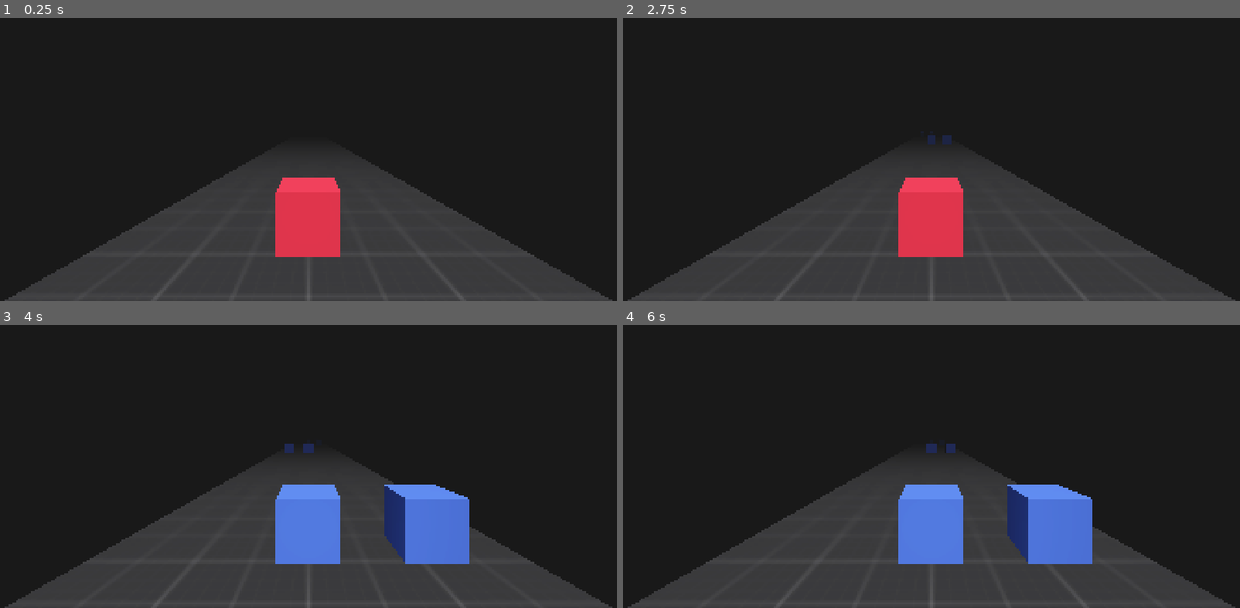
Above: before the commit, frames 1-4 (two rows, left to right).
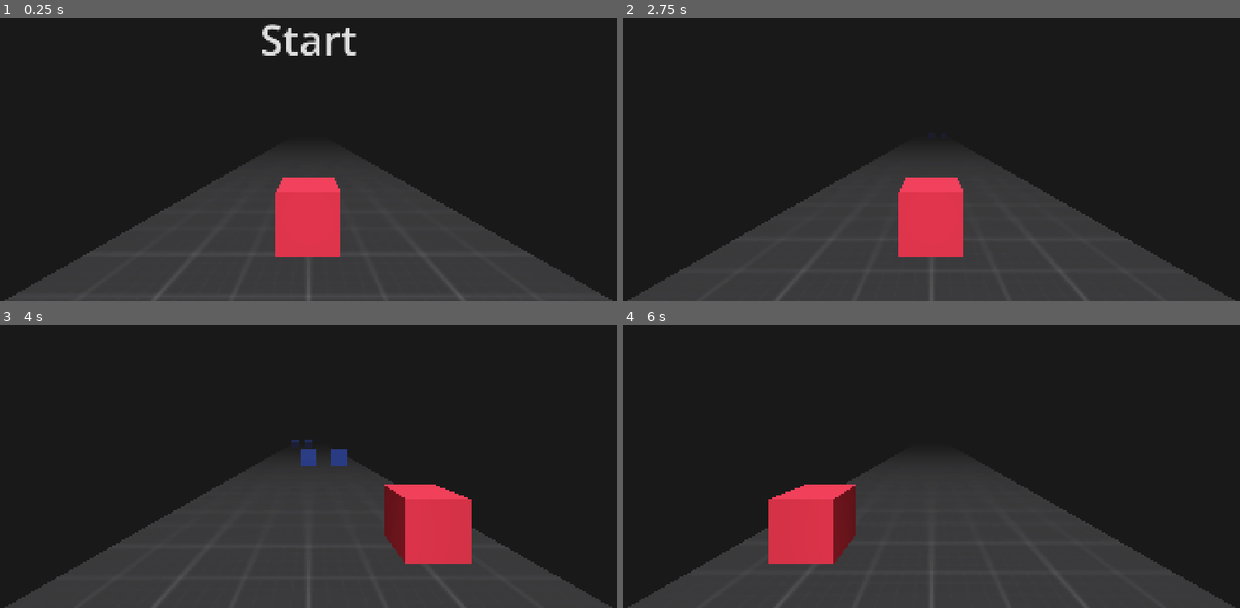
Above: after the commit, the same moments.

Repository: arpvastava/endless-runner-godot
Game: Godot game, scene res://main/main.tscn
The game is run twice, just before and just after one commit, with the same random seed, the same clock (stepped at 60 frames per second) and the same inputs.
Inputs (mouse positions are in pixels of both pictures, inside the frame that each line leads up to):
- Up to frame 1 (0.25 s): no input
- Up to frame 2 (2.75 s): click (931, 40) at 0.5 s, where only the run after the commit has a clickable "Start"; tap Enter at 1.25 s; hold D (right) 1.28-2.03 s; tap Space at 2 s; hold A (left) from 2.03 s (still down)
- Up to frame 3 (4 s): tap Enter at 2.75 s; release A (left) at 2.78 s; hold D (right) from 2.78 s (still down)
- Up to frame 4 (6 s): release D (right) at 4.28 s; hold A (left) 4.28-5 s; click (931, 347) at 5 s, where only the run after the commit has a clickable "Play Again"; hold A (left) from 5.78 s (still down)

The runs differ from the first frame. In frame 1, 0.7% of the frame differs, in the area x 42-58%, y 2-14%; in frame 2, less than 0.1%; in frame 3, 7.0%; in frame 4, 10%, in the area x 23-77%, y 41-85%.

Commit message:
Add UI to start and play game again

Diff:
--- a/main/main.gd
+++ b/main/main.gd
@@ -1,15 +1,49 @@
 extends Node3D
 class_name Main
 
+@export_group("UI")
+@export var start_btn: Button
+@export var play_again_btn: Button
+
+@export_group("Gameplay")
 @export var ground: CSGBox3D
 var ground_mat: StandardMaterial3D
 var ground_speed: float = 4
 
 
 func _ready() -> void:
+	Global.game_state_changed.connect(_on_game_state_changed)
+	start_btn.pressed.connect(_on_start_btn_pressed)
+	play_again_btn.pressed.connect(_on_play_again_btn_pressed)
+
 	ground_mat = ground.material
+	_update_ui()
 
 
 func _process(delta: float) -> void:
-	var new_offset = ground_mat.uv1_offset.z - (ground_speed * delta)
-	ground_mat.uv1_offset.z = fmod(new_offset, 1.0)
+	if Global.game_state == Global.GameState.START:
+		pass
+
+	elif Global.game_state == Global.GameState.PLAYING:
+		var new_offset = ground_mat.uv1_offset.z - (ground_speed * delta)
+		ground_mat.uv1_offset.z = fmod(new_offset, 1.0)
+
+	elif Global.game_state == Global.GameState.ENDED:
+		pass
+
+
+func _on_game_state_changed(_game_state: Global.GameState) -> void:
+	_update_ui()
+
+
+func _update_ui() -> void:
+	start_btn.visible = Global.game_state == Global.GameState.START
+	play_again_btn.visible = Global.game_state == Global.GameState.ENDED
+
+
+func _on_start_btn_pressed() -> void:
+	Global.game_state = Global.GameState.PLAYING
+
+
+func _on_play_again_btn_pressed() -> void:
+	Global.game_state = Global.GameState.PLAYING
--- a/main/main.tscn
+++ b/main/main.tscn
@@ -4,6 +4,7 @@
 [ext_resource type="Script" uid="uid://baxx3dkosknnr" path="res://main/main.gd" id="1_c651c"]
 [ext_resource type="PackedScene" uid="uid://cf7upj6ynd1fn" path="res://main/obstacle/obstacles_manager.tscn" id="2_xwkvk"]
 [ext_resource type="Texture2D" uid="uid://drfjcli5qcwl0" path="res://assets/textures/kenney_prototype_textures/texture_03.png" id="4_c651c"]
+[ext_resource type="Theme" uid="uid://2aw56nbnnewj" path="res://main/main_theme.tres" id="5_3wy1v"]
 
 [sub_resource type="Environment" id="Environment_pjrb6"]
 background_mode = 1
@@ -19,8 +20,10 @@
 uv1_scale = Vector3(0.56, 0.56, 0.56)
 uv1_triplanar = true
 
-[node name="Main" type="Node3D" unique_id=1980151166 node_paths=PackedStringArray("ground")]
+[node name="Main" type="Node3D" unique_id=1980151166 node_paths=PackedStringArray("start_btn", "play_again_btn", "ground")]
 script = ExtResource("1_c651c")
+start_btn = NodePath("UI Layer/Root/Start")
+play_again_btn = NodePath("UI Layer/Root/Play Again")
 ground = NodePath("World/Ground")
 
 [node name="DirectionalLight3D" type="DirectionalLight3D" parent="." unique_id=869259732]
@@ -50,3 +53,41 @@
 transform = Transform3D(1, 0, 0, 0, 1, 0, 0, 0, 1, 0, -0.5, -36)
 size = Vector3(7, 1, 81)
 material = SubResource("StandardMaterial3D_c651c")
+
+[node name="UI Layer" type="CanvasLayer" parent="." unique_id=1357032501]
+
+[node name="Root" type="Control" parent="UI Layer" unique_id=2136119312]
+layout_mode = 3
+anchors_preset = 15
+anchor_right = 1.0
+anchor_bottom = 1.0
+grow_horizontal = 2
+grow_vertical = 2
+theme = ExtResource("5_3wy1v")
+
+[node name="Start" type="Button" parent="UI Layer/Root" unique_id=1291006875]
+visible = false
+layout_mode = 1
+anchors_preset = 5
+anchor_left = 0.5
+anchor_right = 0.5
+offset_left = -300.5
+offset_top = 168.0
+offset_right = 300.5
+offset_bottom = 363.0
+grow_horizontal = 2
+theme_override_font_sizes/font_size = 128
+text = "Start"
+
+[node name="Play Again" type="Button" parent="UI Layer/Root" unique_id=982068266]
+layout_mode = 1
+anchors_preset = 5
+anchor_left = 0.5
+anchor_right = 0.5
+offset_left = -300.5
+offset_top = 168.0
+offset_right = 300.5
+offset_bottom = 363.0
+grow_horizontal = 2
+theme_override_font_sizes/font_size = 128
+text = "Play Again"
--- /dev/null
+++ b/main/main_theme.tres
@@ -0,0 +1,28 @@
+[gd_resource type="Theme" format=3 uid="uid://2aw56nbnnewj"]
+
+[sub_resource type="StyleBoxFlat" id="StyleBoxFlat_0ea4y"]
+content_margin_left = 150.0
+content_margin_top = 10.0
+content_margin_right = 150.0
+content_margin_bottom = 10.0
+bg_color = Color(1, 1, 1, 1)
+
+[sub_resource type="StyleBoxFlat" id="StyleBoxFlat_3xm2k"]
+content_margin_left = 150.0
+content_margin_top = 10.0
+content_margin_right = 150.0
+content_margin_bottom = 10.0
+bg_color = Color(0.039215688, 0.039215688, 0.039215688, 0)
+
+[sub_resource type="StyleBoxFlat" id="StyleBoxFlat_hlxam"]
+content_margin_left = 150.0
+content_margin_top = 10.0
+content_margin_right = 150.0
+content_margin_bottom = 10.0
+bg_color = Color(0.039215688, 0.039215688, 0.039215688, 1)
+
+[resource]
+Button/colors/font_hover_color = Color(0.039215688, 0.039215688, 0.039215688, 1)
+Button/styles/hover = SubResource("StyleBoxFlat_0ea4y")
+Button/styles/normal = SubResource("StyleBoxFlat_3xm2k")
+Button/styles/pressed = SubResource("StyleBoxFlat_hlxam")
--- a/main/obstacle/obstacles_manager.gd
+++ b/main/obstacle/obstacles_manager.gd
@@ -11,6 +11,7 @@
 
 
 func _ready() -> void:
+	Global.game_state_changed.connect(_on_game_state_changed)
 	spawn_timer.timeout.connect(_on_spawn_timer_timeout)
 
 
@@ -37,3 +38,13 @@
 	# Create obstacles
 	_create_obstacle(pos_1)
 	_create_obstacle(pos_2)
+
+
+func _on_game_state_changed(game_state: Global.GameState) -> void:
+	if game_state == Global.GameState.PLAYING:
+		spawn_timer.start()
+	else:
+		spawn_timer.stop()
+
+		for obs in obstacles_container.get_children():
+			obs.queue_free()
--- a/main/obstacle/obstacles_manager.tscn
+++ b/main/obstacle/obstacles_manager.tscn
@@ -9,4 +9,3 @@
 spawn_timer = NodePath("Spawn Timer")
 
 [node name="Spawn Timer" type="Timer" parent="." unique_id=863421322]
-autostart = true
--- a/main/player/player.gd
+++ b/main/player/player.gd
@@ -6,6 +6,8 @@
 var targetX: float = 0
 var dir: int = 0
 
+var og_collision_layer: int
+var og_collision_mask: int
 
 func _enter_tree() -> void:
 	Global.player = self
@@ -13,6 +15,9 @@
 
 func _ready() -> void:
 	Global.game_state_changed.connect(_on_game_state_changed)
+
+	og_collision_layer = collision_layer
+	og_collision_mask = collision_mask
 
 
 func _process(_delta: float) -> void:
@@ -39,8 +44,20 @@
 	move_and_slide()
 
 
-func _on_game_state_changed(new_state: Global.GameState) -> void:
-	if new_state == Global.GameState.ENDED:
+func _on_game_state_changed(game_state: Global.GameState) -> void:
+	if game_state == Global.GameState.PLAYING and not is_processing():
+		# Reset position
+		position.x = 0
+		targetX = 0
+
+		# Activate player
+		set_process(true)
+		collision_layer = og_collision_layer
+		collision_mask = og_collision_mask
+		visible = true
+
+	if game_state == Global.GameState.ENDED:
+		# Deactivate player
 		set_process(false)
 		collision_layer = 0
 		collision_mask = 0
--- a/main/singletons/global.gd
+++ b/main/singletons/global.gd
@@ -1,6 +1,7 @@
 extends Node
 
 enum GameState {
+	START,
 	PLAYING,
 	ENDED
 }
@@ -9,7 +10,7 @@
 var camera: Camera3D
 
 signal game_state_changed
-var game_state: GameState = GameState.PLAYING:
+var game_state: GameState = GameState.START:
 	get:
 		return game_state
 	set(value):
